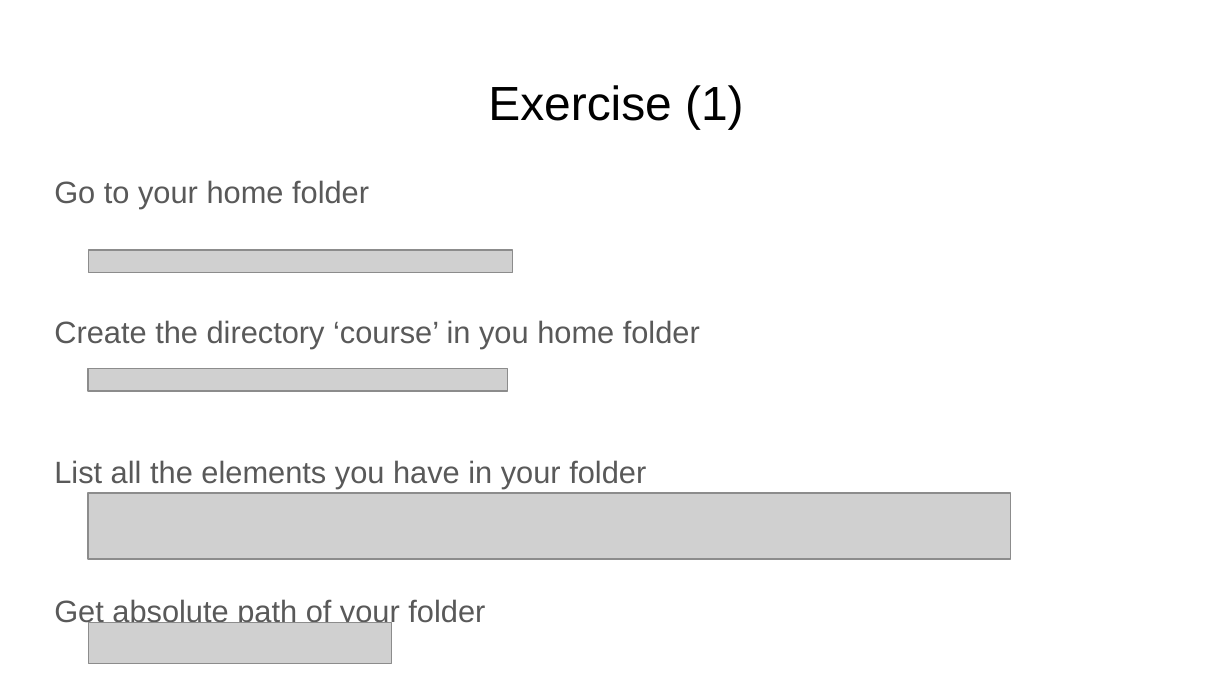
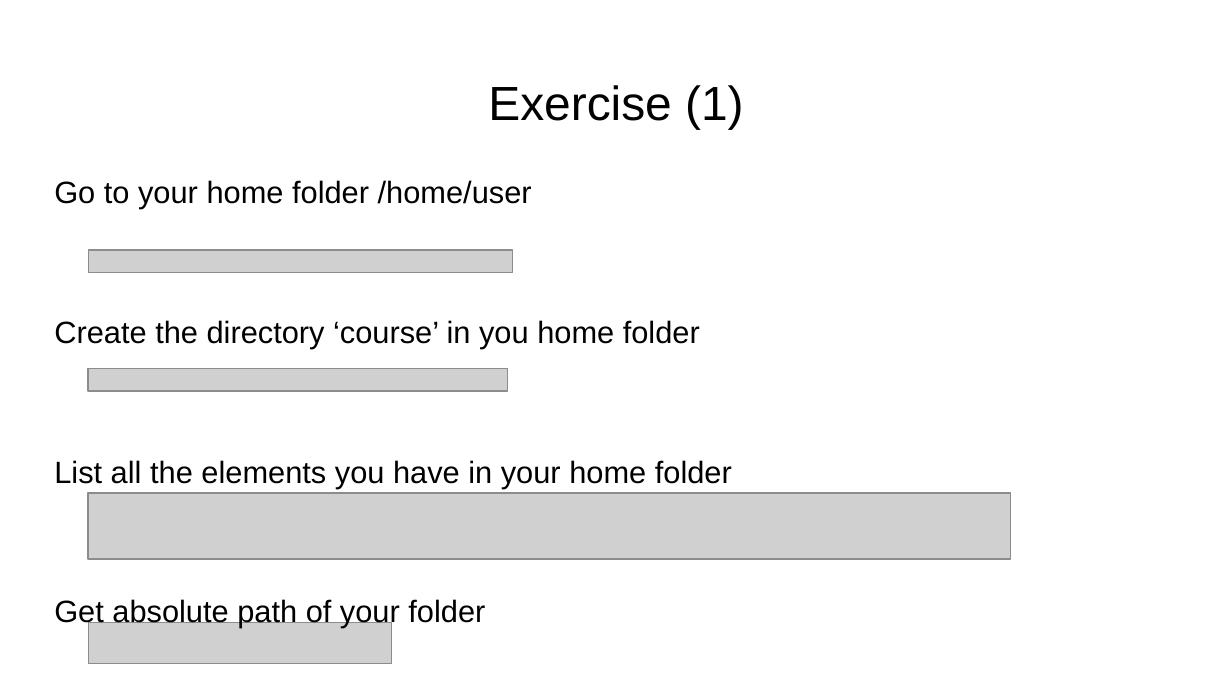
Before and after one commit to FusterTormo/BioinfoWorkshop, a slide deck: slide 14 of Introduction to Linux.pptx (slide 13 before the commit). Drawn at 1232x693 pixels with LibreOffice and Linux fonts; fonts in the diff are those of the drawing; grey boxes stand for pictures. Boxes give left, top, right and bottom in pixels: in the first picture for what was removed or moved away, otherwise in the second. Text is boxed around its words. In the diff, an @@ line names an element or a change of style, - is before the commit and + after.

```diff
--- a/Introduction to Linux.pptx
+++ b/Introduction to Linux.pptx
@@ text at [54,180,532,209]: text changed; text colour #595959 to #000000 @@
-Go to your home folder
+Go to your home folder /home/user
@@ text at [54,320,700,628]: text colour #595959 to #000000 in "Create the directory ‘course’ in you home ...", "Get absolute path of your folder" @@
@@ text at [54,460,732,488]: text changed; text colour #595959 to #000000 @@
-List all the elements you have in your folder
+List all the elements you have in your home folder
```
Also in this commit, not shown: 24 other slides changed, 16 slides added, 1 other file.
